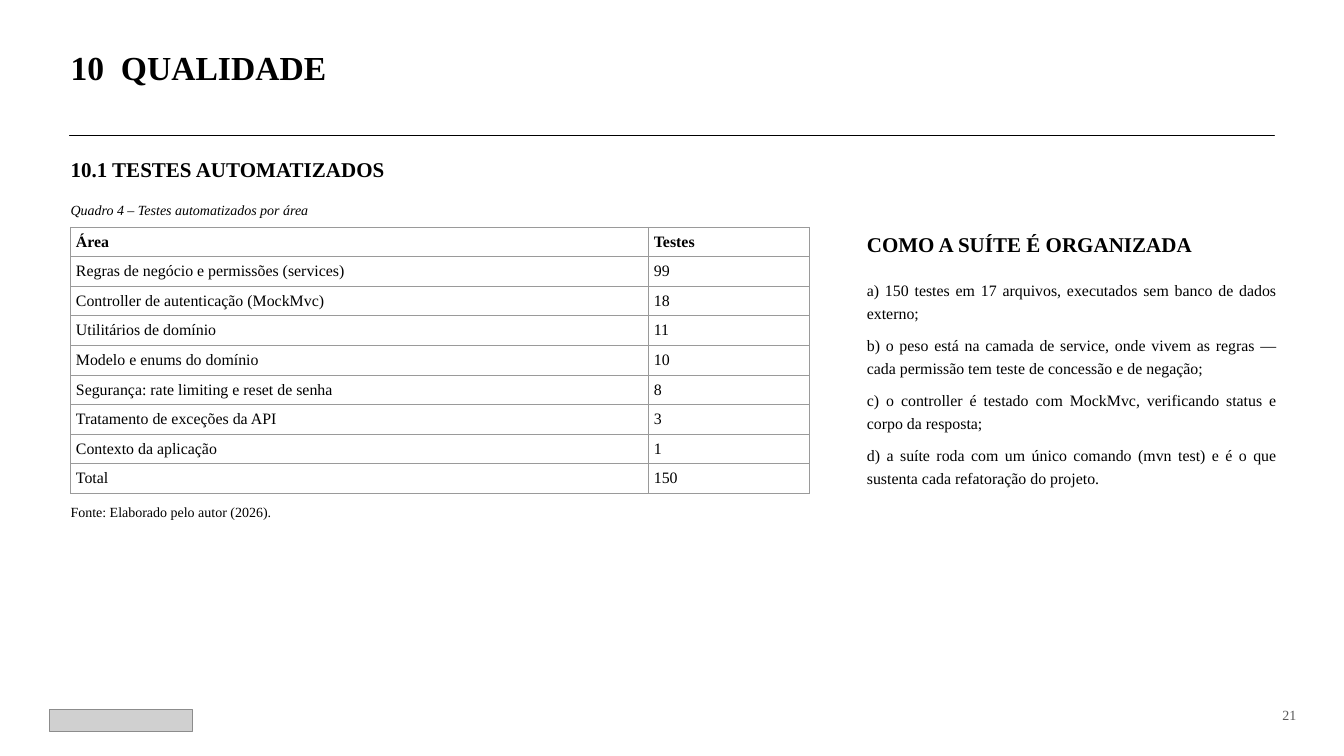
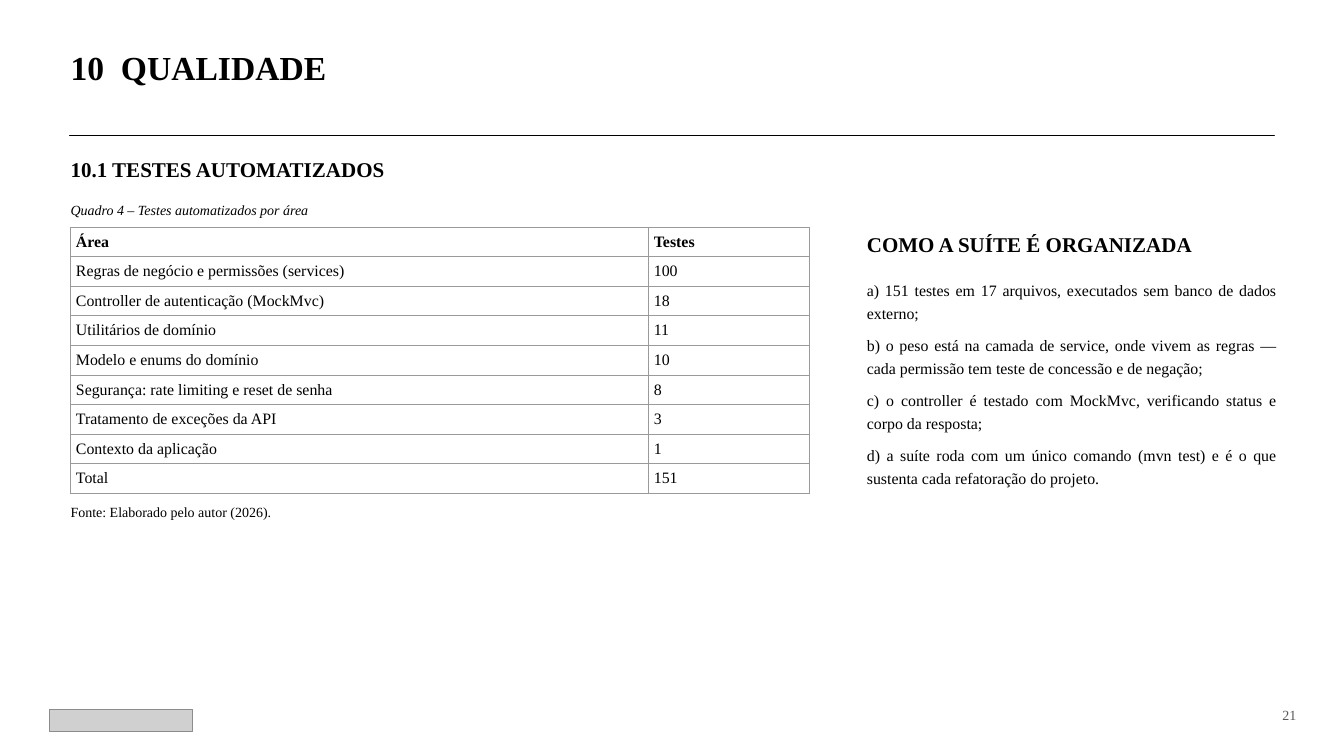
Before and after one commit to matheuskotayko/sisBolsa, a slide deck: slide 21 of docs/SisBolsa_Apresentacao_API_ABNT.pptx. Drawn at 1344x756 pixels with LibreOffice and Linux fonts; fonts in the diff are those of the drawing; grey boxes stand for pictures. Boxes give left, top, right and bottom in pixels: in the first picture for what was removed or moved away, otherwise in the second. Text is boxed around its words. In the diff, an @@ line names an element or a change of style, - is before the commit and + after.

Commit message:
docs(api): exemplos da API que criam sem conflito com a seed
Revisao dos exemplos do OpenAPI, que o Postman usa como corpo das
requisicoes, rodando cada criacao contra um banco recem-subido:

- POST /professores voltava 409: o exemplo era o e-mail do Roberto da
  seed. Passa a ser a Dra. Juliana Ferreira.
- POST /bolsistas criava um segundo "Lucas Oliveira" com o e-mail da Ana.
  Passa a ser Ana Pereira, em um curso que existe na tabela.
- POST /cursos usa Engenharia de Computacao, ja que a V11 semeia
  Engenharia de Software.
- PATCH /auth/perfil trocava e-mail e senha do admin logado e derrubava
  todo login seguinte. O exemplo passa a ser o proprio admin com a mesma
  senha.
- POST /projetos/{id}/membros/{bolsistaId} ganha exemplos de path: o
  Diego no projeto do laboratorio de software, vinculo que a seed nao tem.

Na colecao de casos negativos, a pasta 4 usava e-mails fixos, e o soft
delete do cleanup os mantinha ocupados: a segunda execucao quebrava e
deixava um admin ativo sobrando. Os e-mails ganham um sufixo por execucao.

O export SisBolsa-API.postman.json foi regerado do /v3/api-docs, e o
README e a apresentacao foram atualizados (PUT, 12 migrations, 151
testes).

Verificacao, em banco zerado:
- mvn test: 151 testes, 0 falhas
- newman run postman/SisBolsa-Casos-Negativos.postman.json, duas vezes
  seguidas: 20/20 assercoes em cada
- cada POST de criacao com o corpo literal do spec: 201; vinculo: 204
- login do admin depois do PATCH /auth/perfil com o exemplo: 200

```diff
--- a/docs/SisBolsa_Apresentacao_API_ABNT.pptx
+++ b/docs/SisBolsa_Apresentacao_API_ABNT.pptx
@@ table at [71, 227, 810, 493] @@
-row 2, column 2: 99
+row 2, column 2: 100
-row 9, column 2: 150
+row 9, column 2: 151
@@ text at [867, 285, 1276, 322]: text changed @@
-a) 150 testes em 17 arquivos, executados sem banco de dados externo;
+a) 151 testes em 17 arquivos, executados sem banco de dados externo;
```
Also in this commit, not shown: 5 other slides changed, 9 other files.
